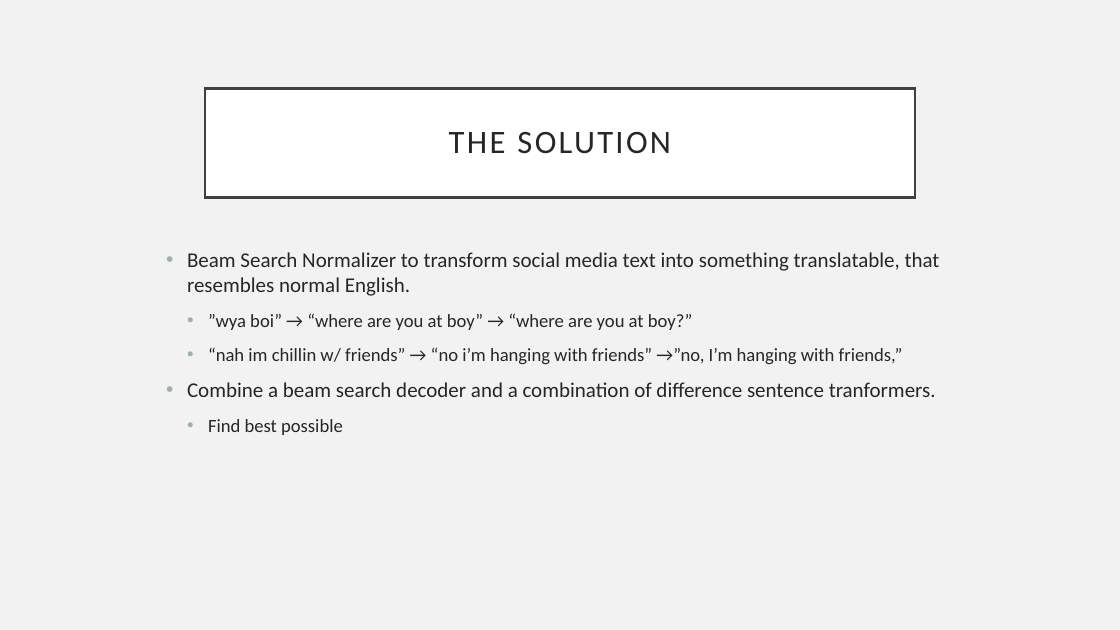
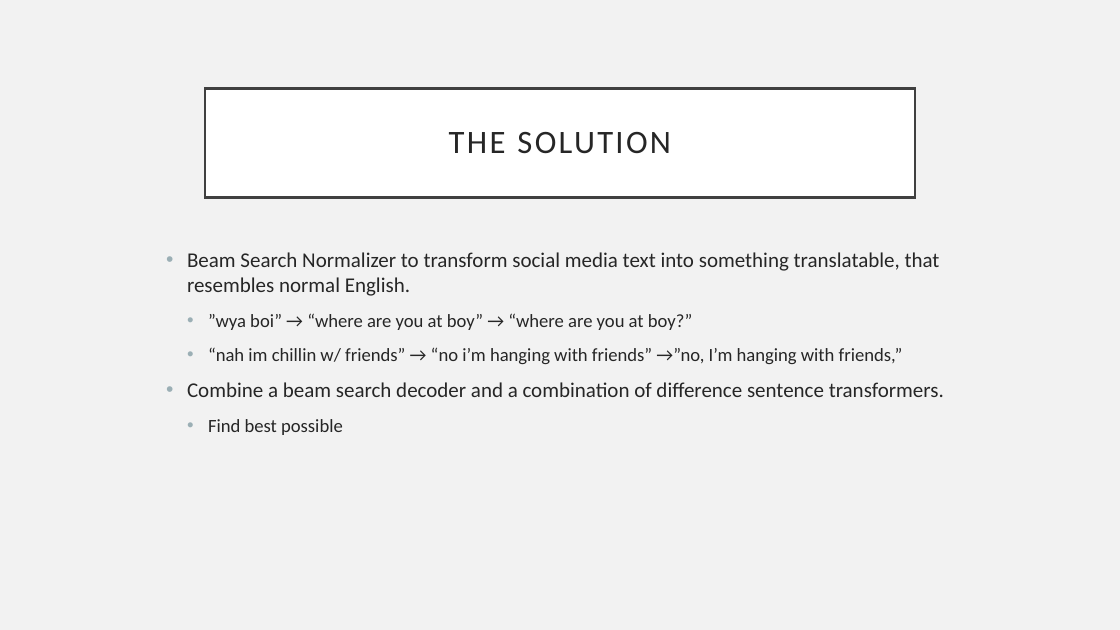
Before and after one commit to SanatDeshpande/Machine-Translation, a slide deck: slide 3 of FinalProject/Presentation1.pptx. Drawn at 1120x630 pixels with LibreOffice and Linux fonts; fonts in the diff are those of the drawing. Boxes give left, top, right and bottom in pixels: in the first picture for what was removed or moved away, otherwise in the second. Text is boxed around its words. In the diff, an @@ line names an element or a change of style, - is before the commit and + after.

Commit message:
ppt

```diff
--- a/FinalProject/Presentation1.pptx
+++ b/FinalProject/Presentation1.pptx
@@ text at bbox=[187, 382, 944, 397]: text changed @@
-• Combine a beam search decoder and a combination of difference sentence tranformers.
+• Combine a beam search decoder and a combination of difference sentence transformers.
```
Also in this commit, not shown: 1 slide added.
